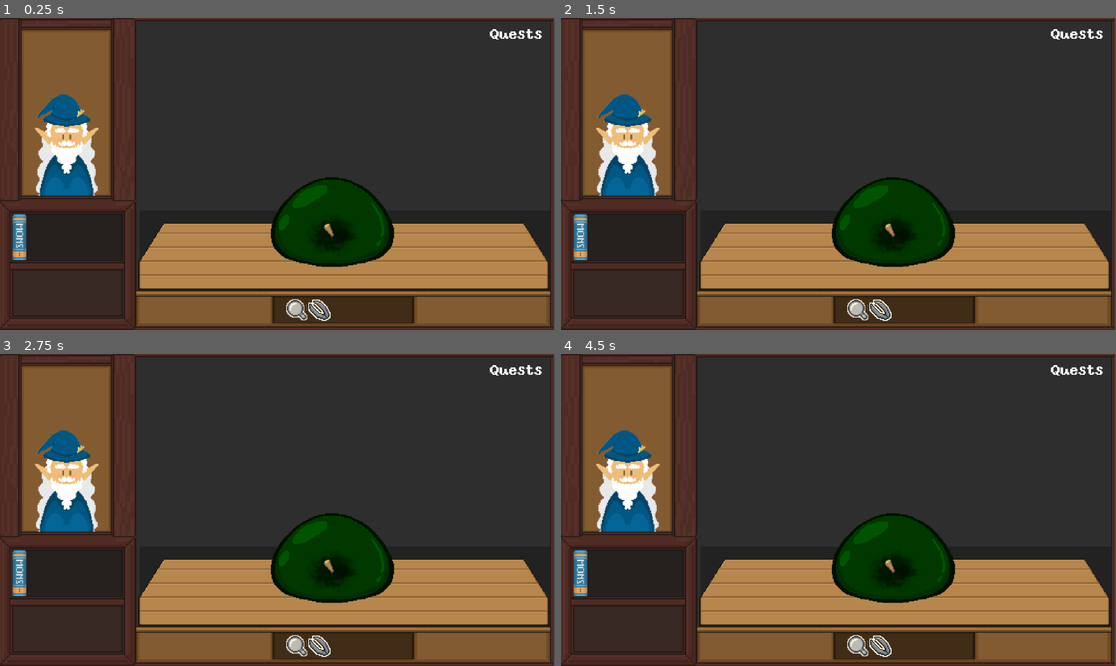
Above: before the commit, frames 1-4 (two rows, left to right).
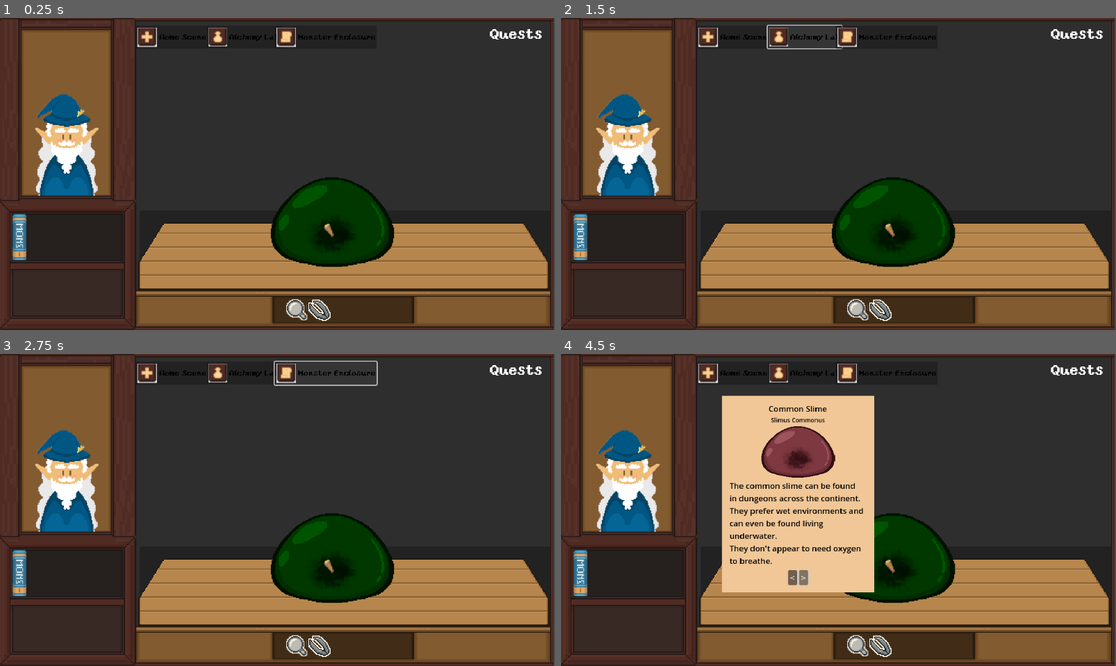
Above: after the commit, the same moments.

Repository: brekkiee/Dungeonologist
Game: Godot game, scene res://Scenes/home.tscn
The game is run twice, just before and just after one commit, with the same random seed, the same clock (stepped at 60 frames per second) and the same inputs.
Inputs (mouse positions are in pixels of both pictures, inside the frame that each line leads up to):
- Up to frame 1 (0.25 s): no input
- Up to frame 2 (1.5 s): click (733, 36) at 0.5 s, where only the run after the commit has a clickable "Home Scene"; click (805, 36) at 1.25 s, where only the run after the commit has a clickable "Alchemy Lab"
- Up to frame 3 (2.75 s): click (327, 372) at 2 s, where only the run after the commit has a clickable "Monster Enclosure"
- Up to frame 4 (4.5 s): click (583, 572) at 2.75 s; click (794, 572) at 3.5 s, where only the run after the commit has a clickable "<"; click (805, 572) at 4.25 s, where only the run after the commit has a clickable ">"

The runs differ from the first frame. In frame 1, 0.7% of the frame differs, in the area x 24-68%, y 3-10%; in frame 2, 0.9%; in frame 3, 0.9%; in frame 4, 18%, in the area x 24-68%, y 3-77%.

Commit message:
Placeholder_Scenes_Buttons
1. Added place holder scene for Alchemy Lab & Monster Enclosure.
2. Added a new UI scene for buttons, will be controlled with the Game Manager Singleton.
3. Re-fix Book open close UI bug, need to keep mouse Filter to Ignore on non-clickable UI.

Diff:
--- a/Scenes/UI.tscn
+++ b/Scenes/UI.tscn
@@ -8,6 +8,7 @@
 [ext_resource type="Texture2D" uid="uid://bc2u4ocwp1y34" path="res://Assets/Sprites/wizard.png" id="4_qn8ya"]
 [ext_resource type="Texture2D" uid="uid://dl15v83fdbyfj" path="res://Assets/Sprites/examination_table.png" id="7_t6mku"]
 [ext_resource type="Script" path="res://Scripts/examination_table.gd" id="7_vvbcd"]
+[ext_resource type="PackedScene" uid="uid://c0l6l4r1h261c" path="res://Scenes/scene_change_buttons.tscn" id="9_03sy1"]
 
 [sub_resource type="StyleBoxEmpty" id="StyleBoxEmpty_och05"]
 
@@ -131,5 +132,16 @@
 [node name="MonsterSpawnPoint" type="Node2D" parent="MainScreen/ScreenBorders/ExaminationTable"]
 position = Vector2(423, 38)
 
+[node name="SceneButtons" parent="." instance=ExtResource("9_03sy1")]
+layout_mode = 1
+anchor_left = 0.215
+anchor_top = -0.035
+anchor_right = 0.674
+anchor_bottom = 0.139
+offset_left = 0.319992
+offset_top = -0.32
+offset_right = 0.552002
+offset_bottom = -0.0719986
+
 [connection signal="quest_complete_npc" from="." to="MainScreen/ScreenBorders/ChatWindow/Character" method="_on_main_ui_quest_complete_npc"]
 [connection signal="pressed" from="MainScreen/ScreenBorders/BookShelf/MonsterBook" to="." method="_on_monster_book_pressed"]
--- /dev/null
+++ b/Scenes/alchemy_lab.tscn
@@ -0,0 +1,12 @@
+[gd_scene load_steps=2 format=3 uid="uid://ch3nk14xo84l3"]
+
+[ext_resource type="PackedScene" uid="uid://bphpdmmsdqanf" path="res://Scenes/UI.tscn" id="1_3rf7r"]
+
+[node name="AlchemyLab" type="Node2D"]
+
+[node name="UI" type="CanvasLayer" parent="."]
+layer = -1
+
+[node name="Control" parent="UI" instance=ExtResource("1_3rf7r")]
+offset_left = -2.0
+offset_right = -2.0
--- /dev/null
+++ b/Scenes/monster_enclosure.tscn
@@ -0,0 +1,12 @@
+[gd_scene load_steps=2 format=3 uid="uid://dmxwqwk502ifx"]
+
+[ext_resource type="PackedScene" uid="uid://bphpdmmsdqanf" path="res://Scenes/UI.tscn" id="1_q57dp"]
+
+[node name="MonsterEnclosure" type="Node2D"]
+
+[node name="UI" type="CanvasLayer" parent="."]
+layer = -1
+
+[node name="Control" parent="UI" instance=ExtResource("1_q57dp")]
+offset_left = -2.0
+offset_right = -2.0
--- a/Scenes/quest_display.tscn
+++ b/Scenes/quest_display.tscn
@@ -12,6 +12,7 @@
 anchor_bottom = 1.0
 grow_horizontal = 2
 grow_vertical = 2
+mouse_filter = 2
 script = ExtResource("1_q7b5e")
 
 [node name="PanelContainer" type="PanelContainer" parent="."]
--- /dev/null
+++ b/Scenes/scene_change_buttons.gd
@@ -0,0 +1,13 @@
+extends Control
+
+### Using GameManager to change scenes
+### https://docs.godotengine.org/en/3.1/getting_started/step_by_step/singletons_autoload.html#custom-scene-switcher
+
+# Called when the node enters the scene tree for the first time.
+func _ready():
+	pass # Replace with function body.
+
+
+# Called every frame. 'delta' is the elapsed time since the previous frame.
+func _process(delta):
+	pass
--- /dev/null
+++ b/Scenes/scene_change_buttons.tscn
@@ -0,0 +1,81 @@
+[gd_scene load_steps=7 format=3 uid="uid://c0l6l4r1h261c"]
+
+[ext_resource type="Script" path="res://Scenes/scene_change_buttons.gd" id="1_fsfw4"]
+[ext_resource type="FontFile" uid="uid://dbujpgfdoqmp3" path="res://Fonts/yoster.ttf" id="2_mpwjf"]
+[ext_resource type="StyleBox" path="res://Styles/scene_change_buttons.tres" id="3_hhero"]
+[ext_resource type="Texture2D" uid="uid://b4jxb3k4asrw5" path="res://Assets/Test_Button_Home.png" id="3_if2ch"]
+[ext_resource type="Texture2D" uid="uid://v6ik2sqkcccg" path="res://Assets/Test_Button_Alchemy_Lab.png" id="5_iifm4"]
+[ext_resource type="Texture2D" uid="uid://cbmcduang8f21" path="res://Assets/Test_Button_Monster_Enclosure.png" id="6_d2mvn"]
+
+[node name="SceneButtons" type="Control"]
+layout_mode = 3
+anchor_right = 0.459
+anchor_bottom = 0.174
+offset_left = 1.0
+offset_right = 1.23199
+offset_bottom = 0.248001
+grow_horizontal = 2
+grow_vertical = 2
+mouse_filter = 2
+script = ExtResource("1_fsfw4")
+
+[node name="HomeButton" type="Button" parent="."]
+layout_mode = 1
+anchors_preset = 15
+anchor_right = 1.0
+anchor_bottom = 1.0
+offset_left = 50.0
+offset_top = 40.0
+offset_right = -359.0
+offset_bottom = -28.0
+grow_horizontal = 2
+grow_vertical = 2
+theme_override_colors/font_color = Color(0, 0, 0, 1)
+theme_override_colors/font_pressed_color = Color(0, 0, 0, 1)
+theme_override_colors/font_hover_color = Color(0, 0, 0, 1)
+theme_override_colors/font_focus_color = Color(0, 0, 0, 1)
+theme_override_fonts/font = ExtResource("2_mpwjf")
+text = "Home Scene"
+icon = ExtResource("3_if2ch")
+
+[node name="AlchemyLabButton" type="Button" parent="."]
+layout_mode = 1
+anchors_preset = 15
+anchor_right = 1.0
+anchor_bottom = 1.0
+offset_left = 200.0
+offset_top = 40.0
+offset_right = -209.0
+offset_bottom = -28.0
+grow_horizontal = 2
+grow_vertical = 2
+theme_override_colors/font_color = Color(0, 0, 0, 1)
+theme_override_colors/font_pressed_color = Color(0, 0, 0, 1)
+theme_override_colors/font_hover_color = Color(0, 0, 0, 1)
+theme_override_colors/font_focus_color = Color(0, 0, 0, 1)
+theme_override_fonts/font = ExtResource("2_mpwjf")
+theme_override_styles/normal = ExtResource("3_hhero")
+theme_override_styles/hover = ExtResource("3_hhero")
+text = "Alchemy Lab"
+icon = ExtResource("5_iifm4")
+
+[node name="MonsterEnclosureButton" type="Button" parent="."]
+layout_mode = 1
+anchors_preset = 15
+anchor_right = 1.0
+anchor_bottom = 1.0
+offset_left = 350.0
+offset_top = 40.0
+offset_right = -20.0
+offset_bottom = -28.0
+grow_horizontal = 2
+grow_vertical = 2
+theme_override_colors/font_color = Color(0, 0, 0, 1)
+theme_override_colors/font_pressed_color = Color(0, 0, 0, 1)
+theme_override_colors/font_hover_color = Color(0, 0, 0, 1)
+theme_override_colors/font_focus_color = Color(0, 0, 0, 1)
+theme_override_fonts/font = ExtResource("2_mpwjf")
+theme_override_styles/normal = ExtResource("3_hhero")
+theme_override_styles/hover = ExtResource("3_hhero")
+text = "Monster Enclosure"
+icon = ExtResource("6_d2mvn")
--- a/Scripts/tweezers.gd
+++ b/Scripts/tweezers.gd
@@ -15,29 +15,5 @@
 	if Input.is_mouse_button_pressed(0):
 		picked_up = false
 
-#	var splinter = get_node(splinter_path)
-#	if splinter:
-#		var collision_shape = splinter.get_node("CollisionShape2D")
-#		if collision_shape:
-#			var shape = collision_shape.shape
-#			var splinter_rect = Rect2(collision_shape.global_position - shape.extents, shape.extents * 2)
-#			if splinter_rect.has_point(global_position):
-#				sprite.modulate = target_color  # Change color to green
-#			else:
-#				sprite.modulate = normal_color  # Change color back to normal
-
 func _on_mouse_exited():
 	picked_up = false
-
-#func _input(event):
-#	if event is InputEventMouseButton and event.pressed and picked_up:
-##		var splinter = get_node(splinter_path)
-#		if splinter and splinter.visible:
-#			var collision_shape = splinter.get_node("CollisionShape2D")
-#			if collision_shape:
-#				var shape = collision_shape.shape
-#				var splinter_rect = Rect2(collision_shape.global_position - shape.extents, shape.extents * 2)
-#				if splinter_rect.has_point(mouse_position):
-#					var monster = get_tree().get_root().get_node("Home/monster")
-#					if monster and monster.has_method("heal_monster"):
-#						monster.heal_monster()
Not shown, added: Assets/Test_Button.png.import
Binary file added: Assets/Test_Button_Alchemy_Lab.png
Not shown, added: Assets/Test_Button_Alchemy_Lab.png.import
Binary file added: Assets/Test_Button_Home.png
Not shown, added: Assets/Test_Button_Home.png.import
Binary file added: Assets/Test_Button_Monster_Enclosure.png
Not shown, added: Assets/Test_Button_Monster_Enclosure.png.import
Not shown: 1 places in Scenes/UI.tscn that only renumber resources
